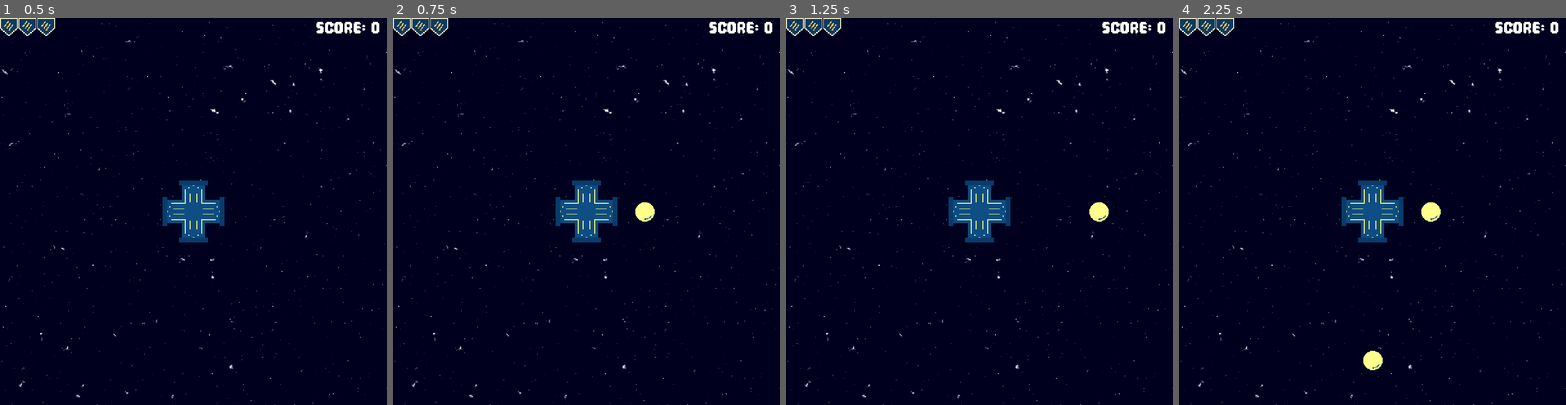
Above: before the commit, frames 1-4 (left to right).
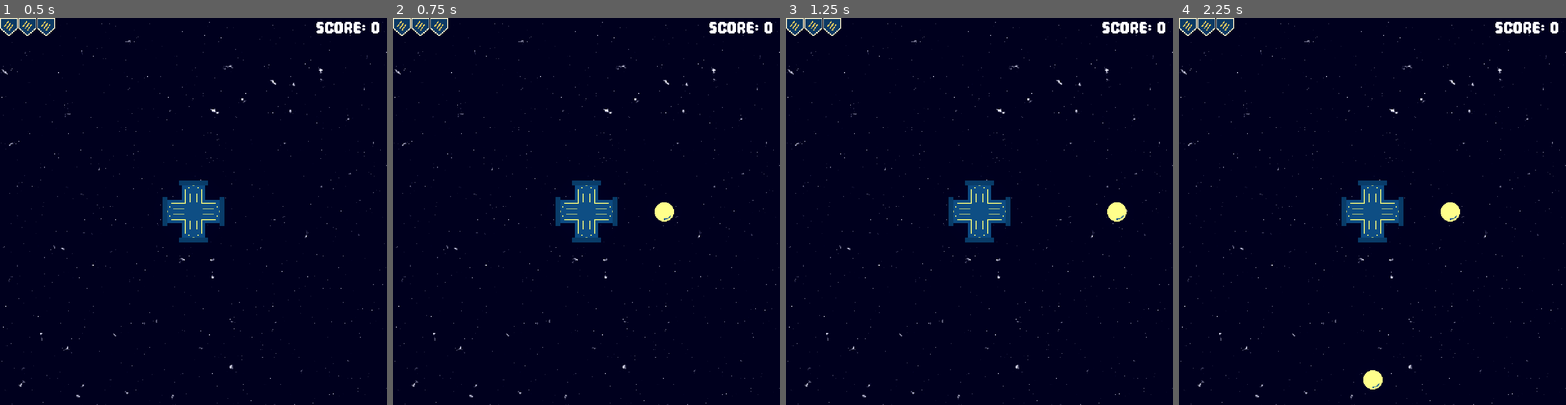
Above: after the commit, the same moments.

Repository: skain/incremental-outpost
Game: Godot game, scene res://scenes/main.tscn
Two runs of this game, one before a commit and one after it. Both use one fixed random seed, a clock stepped at 60 frames per second and the inputs below.
Inputs:
- Up to frame 1 (0.5 s): no input
- Up to frame 2 (0.75 s): tap Enter (start_game) at 0.5 s; hold Right (fire_right) from 0.53 s (still down); hold Enter (start_game) from 0.53 s (still down)
- Up to frame 3 (1.25 s): keep holding Right (fire_right); keep holding Enter (start_game)
- Up to frame 4 (2.25 s): release Right (fire_right) at 1.28 s; release Enter (start_game) at 1.28 s; hold Down (fire_down) 1.28-2.03 s; tap Enter (start_game) at 1.35 s; hold Right (fire_right) from 2.03 s (still down); hold Enter (start_game) from 2.03 s (still down)

Frame 1 is identical in both runs. In frame 2, 0.4% of the frame differs, in the area x 62-73%, y 47-53%; in frame 3, 0.4%; in frame 4, 0.8%, in the area x 47-73%, y 47-96%.

Commit message:
redo fire_direction

Diff:
--- a/default_bus_layout.tres
+++ b/default_bus_layout.tres
@@ -1,6 +1,7 @@
 [gd_resource type="AudioBusLayout" format=3 uid="uid://bifferrg6qgy1"]
 
 [resource]
+bus/0/mute = true
 bus/0/volume_db = 0.46499825
 bus/1/name = &"SoundFx"
 bus/1/solo = false
--- a/scripts/cannon.gd
+++ b/scripts/cannon.gd
@@ -11,9 +11,12 @@
 @onready var hit_audio_player: AudioStreamPlayer2D = $HitAudioPlayer
 
 @export var fire_rate: float = 0.2
-@export var fire_direction: Vector2 = Vector2.UP
 
+var fire_direction: Vector2
 var can_fire := true
+
+func _ready() -> void:
+	fire_direction = _get_fire_direction()
 
 func _handle_hit() -> void:
 	if not can_fire:
@@ -24,6 +27,9 @@
 	can_fire = false
 	cannon_hit.emit(fire_direction)
 	hit_audio_player.play()
+
+func _get_fire_direction() -> Vector2:
+	return -global_transform.y
 
 func fire_projectile(projectile_owner: Node) -> void:
 	if not can_fire:
